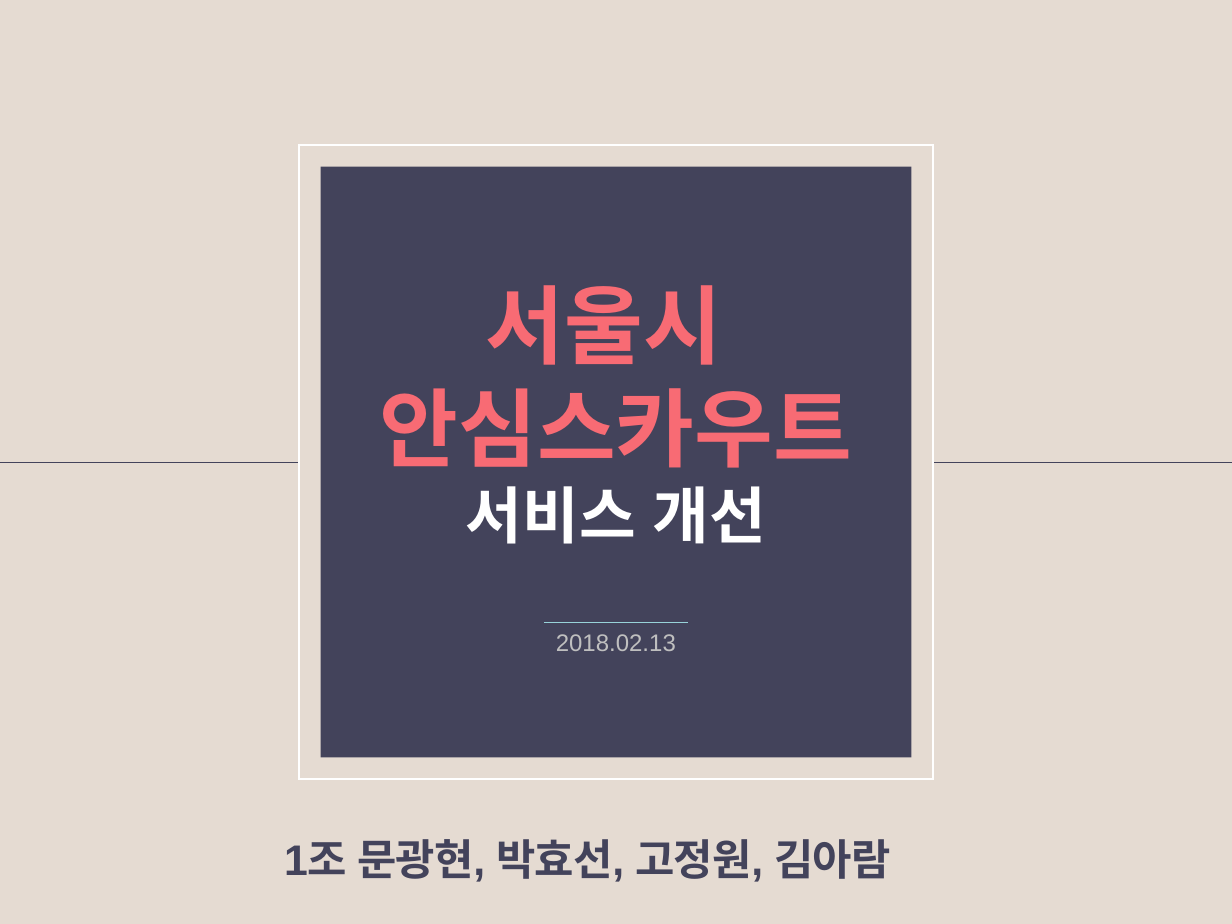
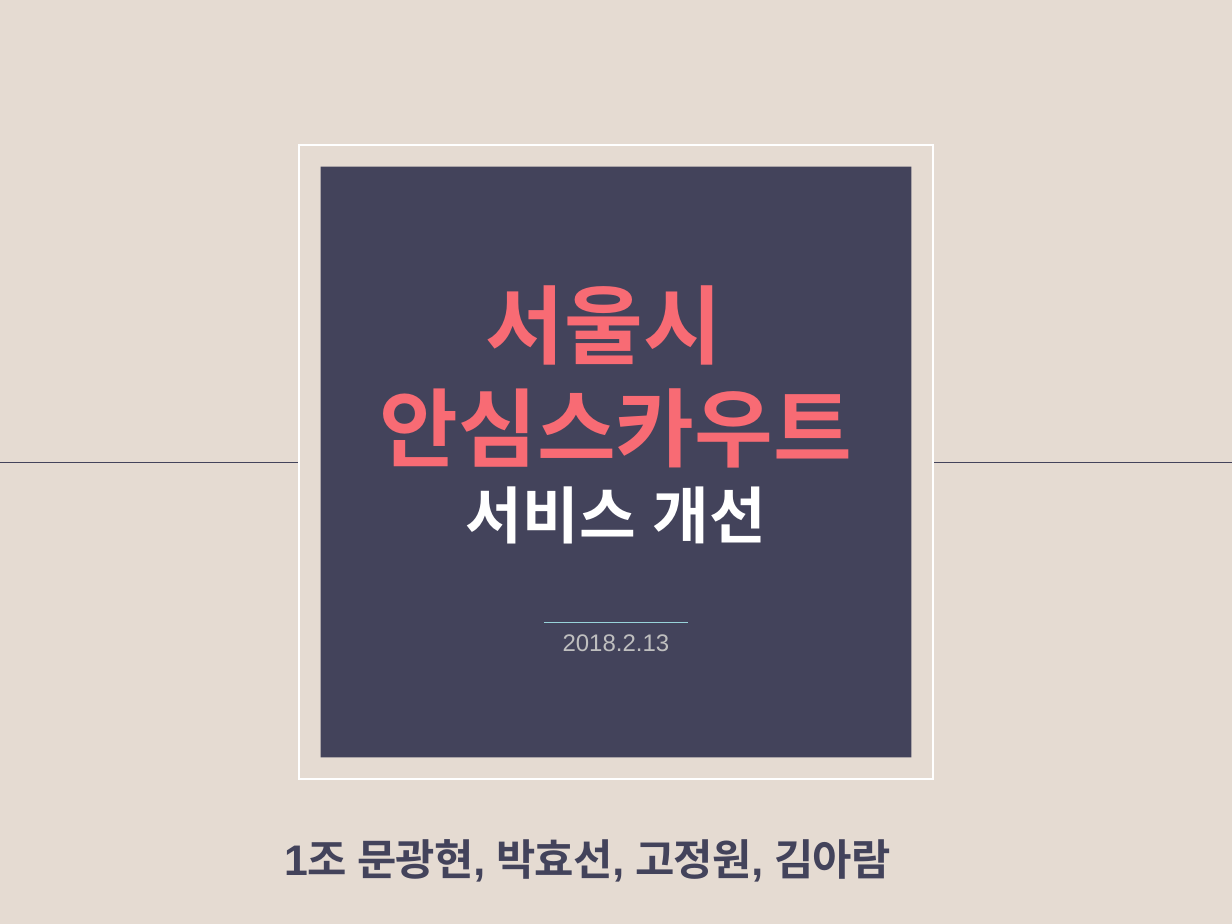
Before and after one commit to mgh3326/Woman_Safe_way_big_data_web_project, a slide deck: slide 1 of 발표/1조 마지막발표.pptx. Drawn at 1232x924 pixels with LibreOffice and Linux fonts; fonts in the diff are those of the drawing; background and template pictures are left out. Boxes give left, top, right and bottom in pixels: in the first picture for what was removed or moved away, otherwise in the second. Text is boxed around its words. In the diff, an @@ line names an element or a change of style, - is before the commit and + after.

```diff
--- a/발표/1조 마지막발표.pptx
+++ b/발표/1조 마지막발표.pptx
@@ text at (563, 634, 670, 651): text changed @@
-2018.02.13
+2018.2.13
```
Also in this commit, not shown: 16 other files.
